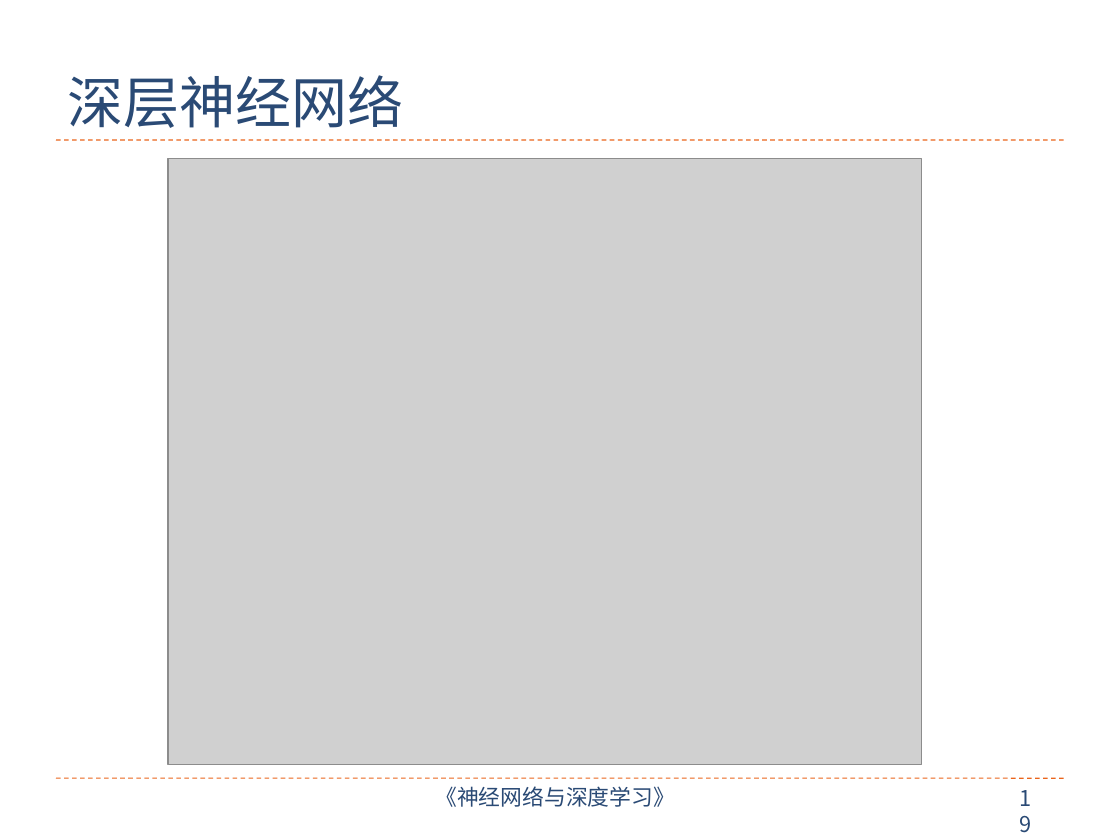
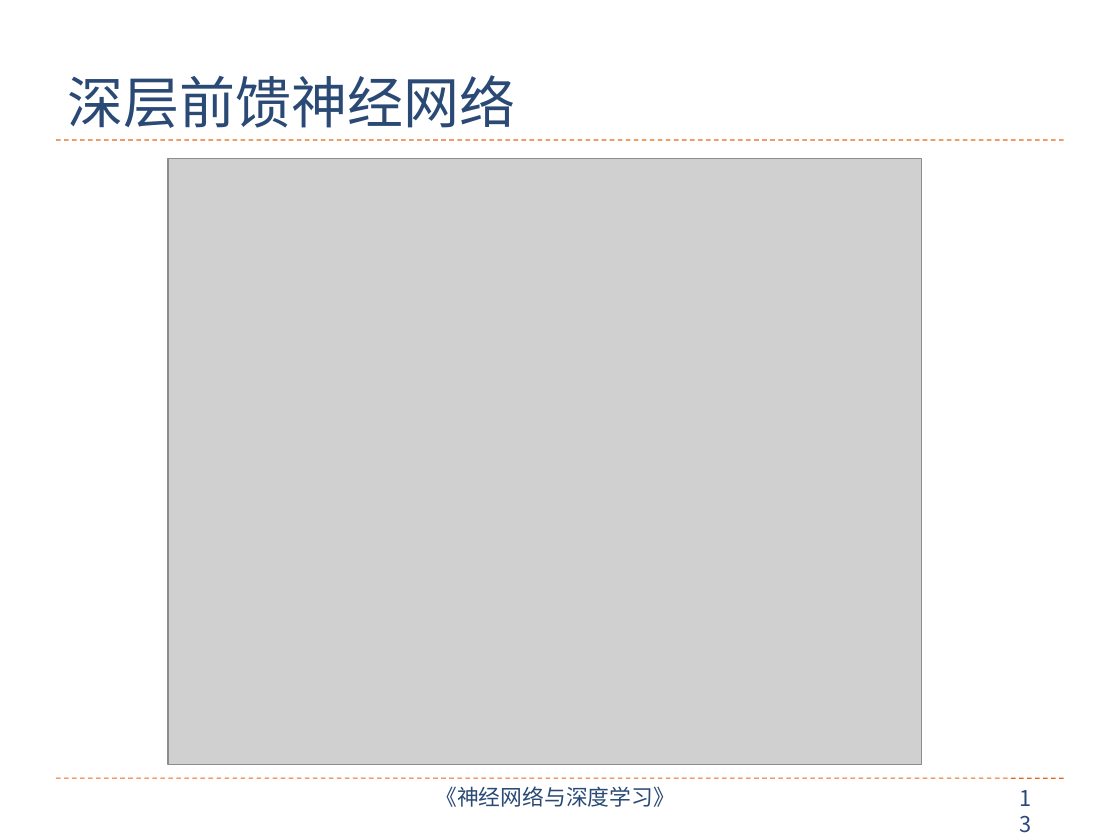
Before and after one commit to nndl/nndl.github.io, a slide deck: slide 13 of ppt/chap-前馈神经网络.pptx (slide 19 before the commit). Drawn at 1120x840 pixels with LibreOffice and Linux fonts; fonts in the diff are those of the drawing; grey boxes stand for pictures. Boxes give left, top, right and bottom in pixels: in the first picture for what was removed or moved away, otherwise in the second. Text is boxed around its words. In the diff, an @@ line names an element or a change of style, - is before the commit and + after.

```diff
--- a/ppt/chap-前馈神经网络.pptx
+++ b/ppt/chap-前馈神经网络.pptx
@@ title at <box>67,75,515,128</box>: text changed @@
-深层神经网络
+深层前馈神经网络
@@ page number at <box>1008,780,1054,818</box>: text changed @@
-19
+13
```
Also in this commit, not shown: 10 other slides changed, 3 slides added, 4 slides removed.
